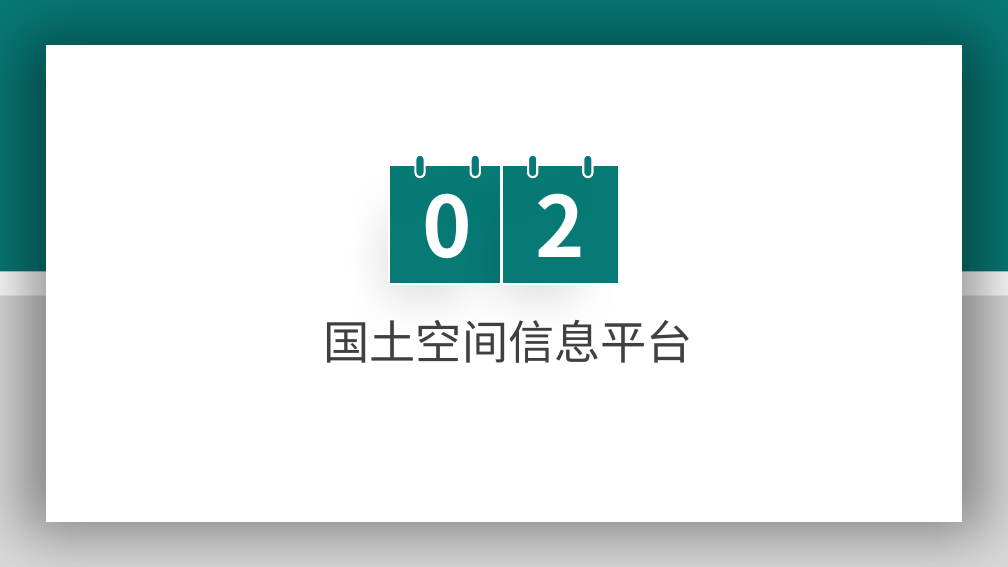
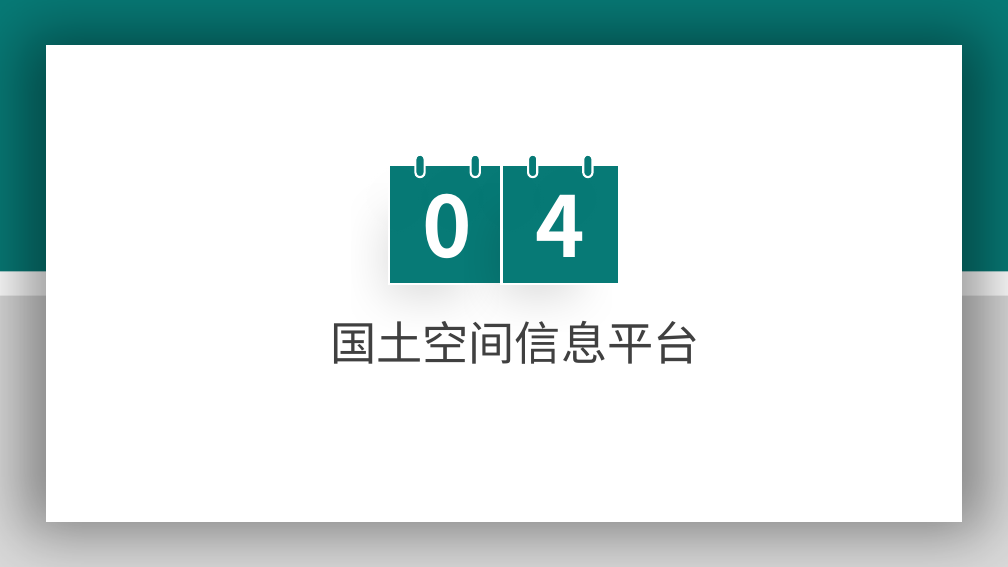
Before and after one commit to wellsmitch/accountpassword, a slide deck: slide 9 of 宋玉彬-年终述职报告-最终 - 副本.pptx (slide 5 before the commit). Drawn at 1008x567 pixels with LibreOffice and Linux fonts; fonts in the diff are those of the drawing. Boxes give left, top, right and bottom in pixels: in the first picture for what was removed or moved away, otherwise in the second. Text is boxed around its words. In the diff, an @@ line names an element or a change of style, - is before the commit and + after.

```diff
--- a/宋玉彬-年终述职报告-最终 - 副本.pptx
+++ b/宋玉彬-年终述职报告-最终 - 副本.pptx
@@ text at (536, 172, 586, 257): text changed @@
-2
+4
@@ text "国土空间信息平台": place and size @@
-text "国土空间信息平台" at (324, 320, 694, 363)
+text "国土空间信息平台" at (330, 321, 700, 364)
```
Also in this commit, not shown: 13 other slides changed, 3 slides added, 2 slides removed, 2 other files.
